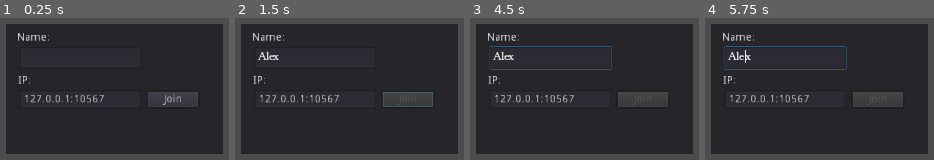
Above: before the commit, frames 1-4 (left to right).
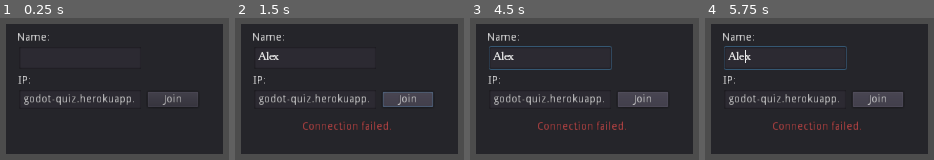
Above: after the commit, the same moments.

Repository: Anastasiya-Zhyrkevich/godot_multiplayer_quiz
Game: Godot game, scene res://lobby.tscn
Same seed, same stepped clock (60 frames per second), same inputs: the game is played once before the commit and once after it.
Inputs (mouse positions are in pixels of both pictures, inside the frame that each line leads up to):
- Up to frame 1 (0.25 s): no input
- Up to frame 2 (1.5 s): click (315, 57) at 0.52 s; type "Alex" at 0.6 s; click "Join" at 1.25 s
- Up to frame 3 (4.5 s): hold Right (move_right) 2.03-2.78 s; hold Down (move_down) 2.78-3.53 s; hold Right (move_right) 3.53-4.28 s; hold Up (move_up) from 4.28 s (still down)
- Up to frame 4 (5.75 s): tap Enter at 5 s; release Up (move_up) at 5.03 s; hold Left (move_left) from 5.03 s (still down); hold Space (set_bomb) from 5.03 s (still down)

The runs differ from the first frame. In frame 1, 1.5% of the frame differs, in the area x 10-59%, y 53-62%; in frame 2, 2.6%, in the area x 10-80%, y 53-79%; in frame 3, 2.6%; in frame 4, 2.6%.

Commit message:
Teacher user stat

Diff:
--- a/Client/lobby.tscn
+++ b/Client/lobby.tscn
@@ -105,7 +105,7 @@
 margin_bottom = 109.0
 size_flags_horizontal = 2
 size_flags_vertical = 2
-text = "127.0.0.1:10567"
+text = "godot-quiz.herokuapp.com/"
 __meta__ = {
 "_edit_use_anchors_": false
 }
--- a/Client/user_stat.gd
+++ b/Client/user_stat.gd
@@ -8,6 +8,8 @@
 var tasks_cnt = 0
 var info_rows_cnt = 1
 
+var correct_answers = []
+var help_required = []
 
 # Called when the node enters the scene tree for the first time.
 func _ready():
@@ -45,6 +47,10 @@
 
 func set_answers_given(correct, answers_given):
 	tasks_cnt = answers_given.size()
+	correct_answers = correct
+
+	for i in range(tasks_cnt):
+		help_required.append(false)
 
 	get_node("Area2D/GridContainer").set_columns(answers_given.size())
 
@@ -62,9 +68,13 @@
 	var child_ind = info_rows_cnt * tasks_cnt + task_ind
 	get_node("Area2D/GridContainer").get_child(child_ind).set_text(answer_given)
 
+	if not help_required[task_ind] and answer_given != correct_answers[task_ind]:
+		get_node("Area2D/GridContainer").get_child(child_ind).add_color_override("font_color", Color(0,0,1))
+
 
 func update_player_help(task_ind):
 	var child_ind = info_rows_cnt * tasks_cnt + task_ind
+	help_required[task_ind] = true
 	get_node("Area2D/GridContainer").get_child(child_ind).add_color_override("font_color", Color(1,0,0))
 
 
